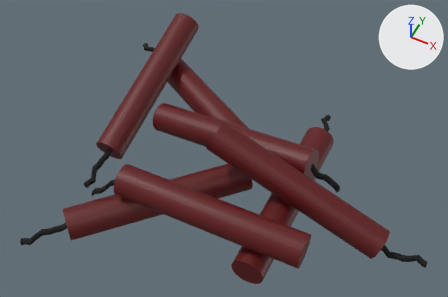
An edit to the Blender file Assets/Props/BLEND/Western Props/(West)DynamitePileWIP.blend, drawn before and after from the same camera.
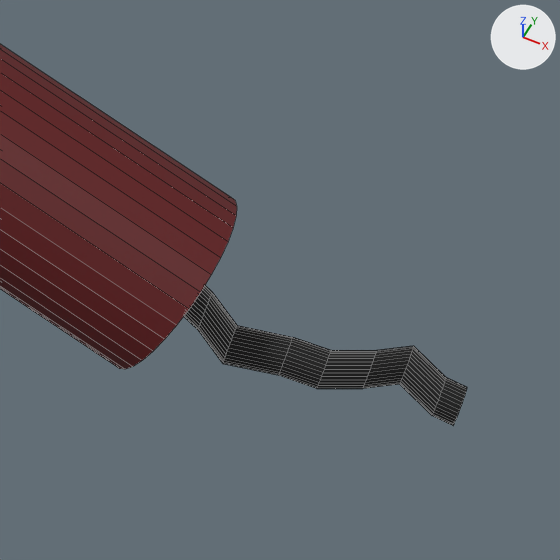
The first picture shows the older version from a 50 mm lens placed at (0.543, -0.916, 1.337), pointed at (0.072, 0.026, 0.161). The close-ups show both versions on the part from 78% to 99% of the width and 67% to 98% of the height of that picture; other places that the commit changed are outside them. Arrows for +X, +Y and +Z are at upper right; the lights stay in place. The close-ups show mesh edges as thin lines.

Names of what the first close-up shows: 'DynamitePile'.
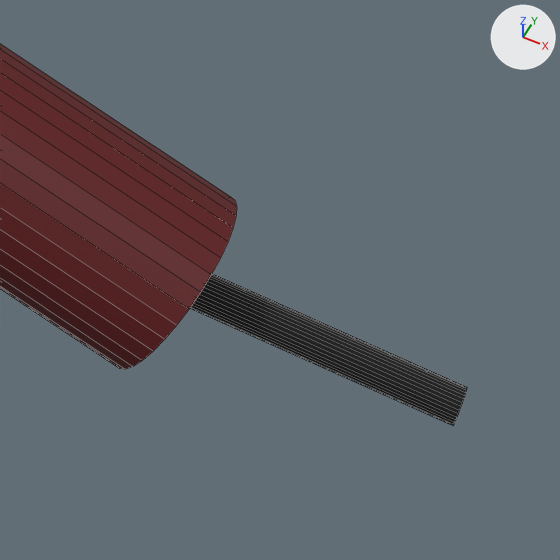
Boxes (x1, y1, x2, y2) around the edits, measured in the close-ups (560 x 560 px):
part 1 of me_cylinder_008, deleted
    before: (184, 285, 467, 425)

The change in detail:
me_cylinder_008 is used by ob_dynamitepile; location (0.0, 0.0, 0.0); rotation (-1.571, 0.0, -3.289), in degrees (-90, 0, -188); scale (0.00804, 0.00804, 0.0867).
me_cylinder_008 had 2464 vertices, 2037 faces and spanned x -77.0..58.1, y -33.5..-1.9, z -4.6..4.9.
me_cylinder_008 now has 896 vertices, 469 faces and spans x -77.0..58.1, y -33.5..-1.9, z -4.6..4.9.
me_cylinder_008 part 1: 224 vertices removed from x -76.0..-64.4, y -8.8..-4.8, z -1.2..-0.6.
